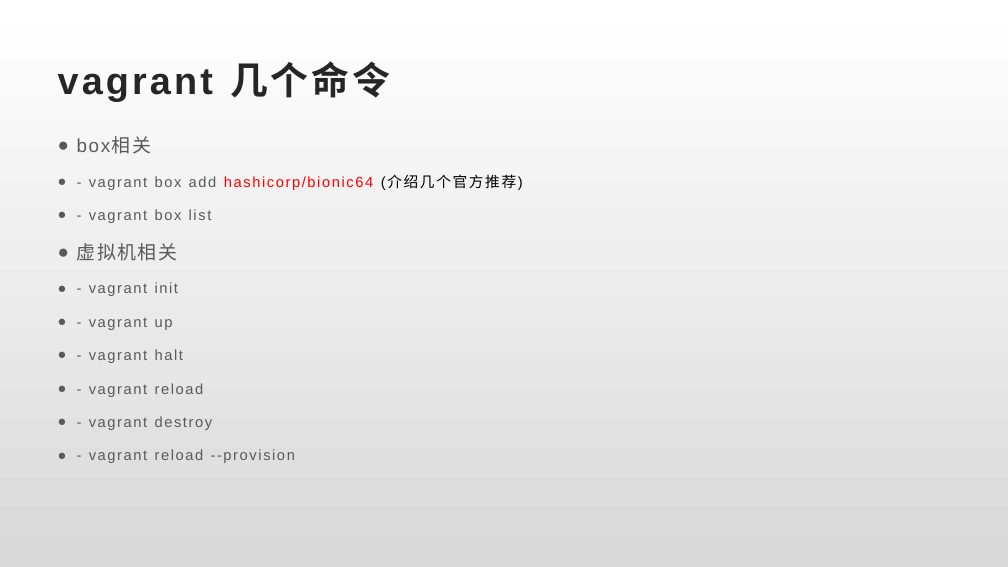
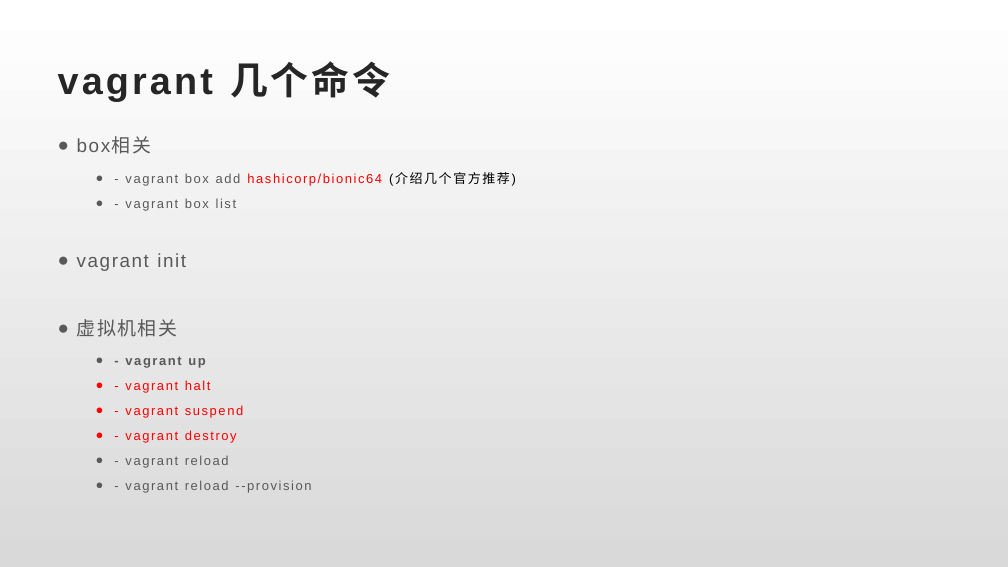
Before and after one commit to llaoj/my-share, a slide deck: slide 5 of vagrant-for-dev/index.pptx. Drawn at 1008x567 pixels with LibreOffice and Linux fonts; fonts in the diff are those of the drawing. Boxes give left, top, right and bottom in pixels: in the first picture for what was removed or moved away, otherwise in the second. Text is boxed around its words. In the diff, an @@ line names an element or a change of style, - is before the commit and + after.

Commit message:
ppt

```diff
--- a/vagrant-for-dev/index.pptx
+++ b/vagrant-for-dev/index.pptx
@@ text at (x1=125, y1=172, x2=510, y2=493): size 14 to 12.4 pt in "- vagrant box add hashicorp/bionic64 (介绍几个官方推荐)", "- vagrant box list", "- vagrant up", "- vagrant halt" and 2 more places; bold on in "- vagrant up"; text colour #595959 to #FF0000 in "- vagrant halt"; list level 1 to 2 in "- vagrant box add hashicorp/bionic64 ..."; line spacing 1.3 to 1.2; list level 1 to 2 in "- vagrant box list"; list level 1 to 2 in "- vagrant up"; list level 1 to 2 in "- vagrant halt"; list level 1 to 2 in "- vagrant reload"; list level 1 to 2 in "- vagrant reload --provision" @@
@@ text at (x1=77, y1=253, x2=186, y2=271): paragraph added @@
+  ● vagrant init
@@ text at (x1=89, y1=282, x2=178, y2=296): paragraph removed @@
-● - vagrant init
@@ text at (x1=89, y1=416, x2=213, y2=430): paragraph removed @@
-● - vagrant destroy
@@ text at (x1=125, y1=405, x2=243, y2=443): paragraphs added @@
+  ● - vagrant suspend
+  ● - vagrant destroy
```
Also in this commit, not shown: 2 other slides changed.
